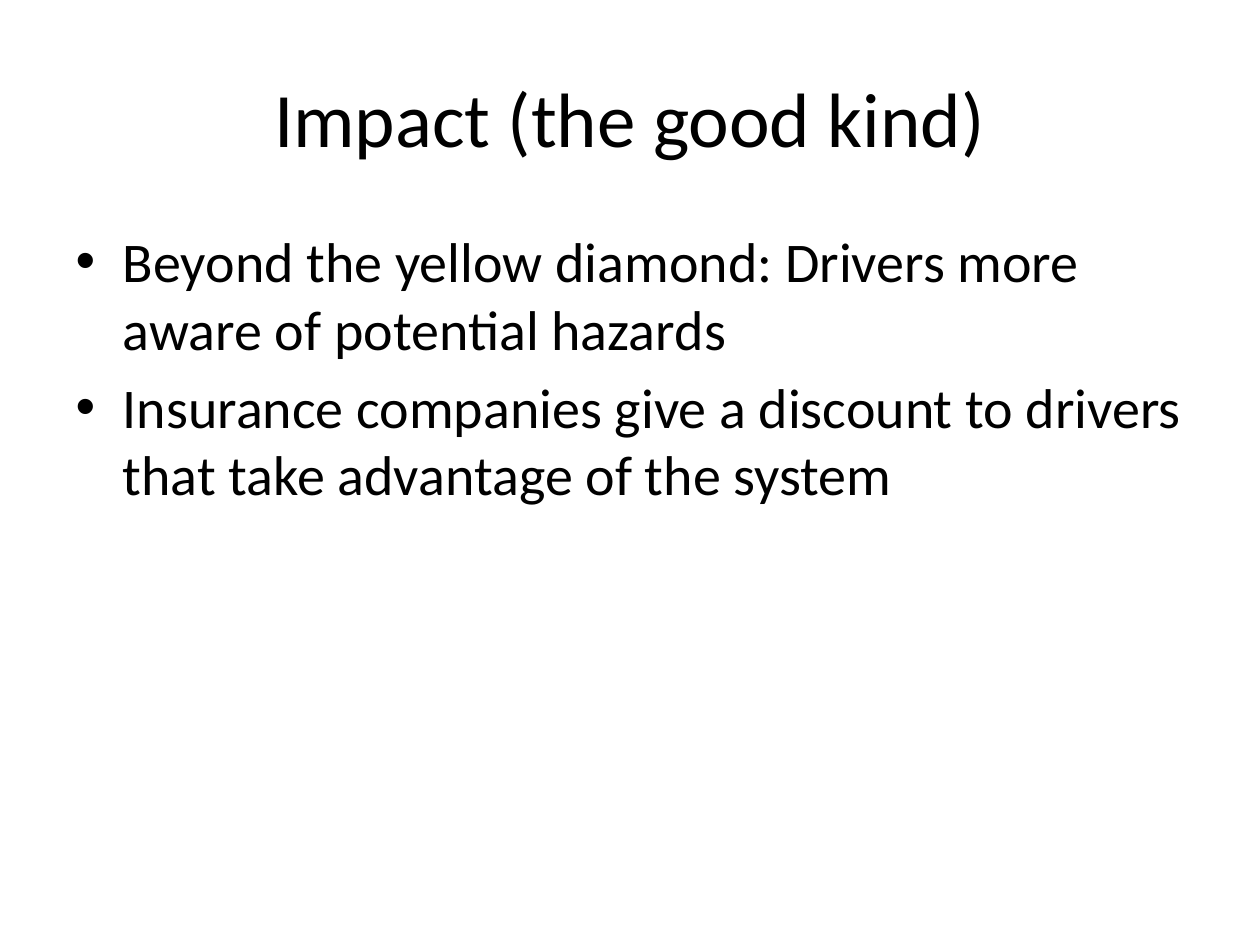
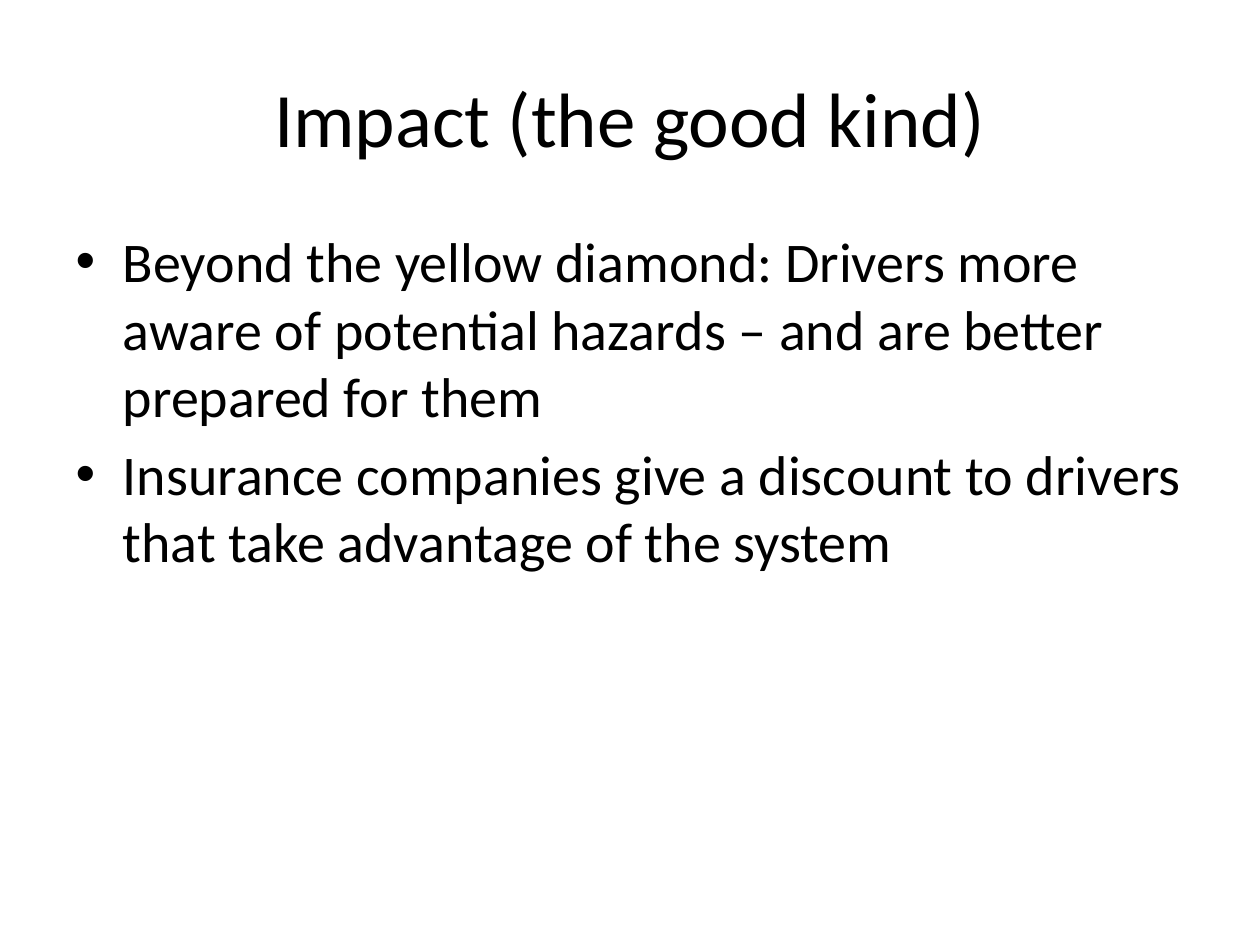
Before and after one commit to srish/crashers, a slide deck: slide 6 of The situated driver.pptx. Drawn at 1260x945 pixels with LibreOffice and Linux fonts; fonts in the diff are those of the drawing. Boxes give left, top, right and bottom in pixels: in the first picture for what was removed or moved away, otherwise in the second. Text is boxed around its words. In the diff, an @@ line names an element or a change of style, - is before the commit and + after.

```diff
--- a/The situated driver.pptx
+++ b/The situated driver.pptx
@@ text at (123, 243, 1103, 426): text changed @@
-• Beyond the yellow diamond: Drivers more aware of potential hazards
+• Beyond the yellow diamond: Drivers more aware of potential hazards – and are better prepared for them
```
Also in this commit, not shown: 3 other slides changed.
